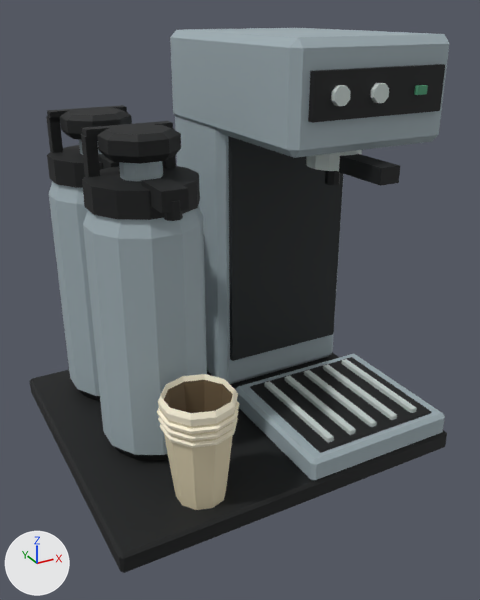
An edit to the FBX model art/equipment/CoffeeStation/CoffeeStation.fbx, drawn before and after from the same camera.
Both versions are drawn from a 50 mm camera at (-0.314, -0.609, 0.458) aimed at (0.006, -0.028, 0.167). Lighting does not change. The marker at lower left points along +X, +Y and +Z. The first picture is the older version. Objects named as collision shapes, trigger or cutter boxes, shadow casters or lower levels of detail are left out. Where no turn or scale is listed for an object, it has been applied to the vertices.

Names of what the first picture shows: 'CoffeeStation_Body'.
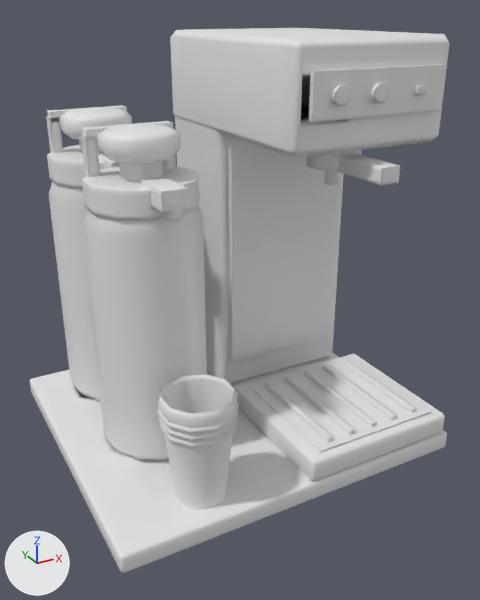
Diff of the bpy script that builds the scene:
```diff
--- a/art/equipment/CoffeeStation/CoffeeStation.fbx.py
+++ b/art/equipment/CoffeeStation/CoffeeStation.fbx.py
@@ img_t_coffeestation_n_png @@
+img_t_coffeestation_n_png = load_image('T_CoffeeStation_N.png', 'T_CoffeeStation_N.png', 512, 512, 'Non-Color')
@@ mat_coffeestation_gamelook @@
+mat_coffeestation_gamelook = bpy.data.materials.new('CoffeeStation_GameLook')
+mat_coffeestation_gamelook.use_nodes = True; mat_coffeestation_gamelook.node_tree.nodes.clear()
+_N = mat_coffeestation_gamelook.node_tree.nodes; _L = mat_coffeestation_gamelook.node_tree.links
+n0 = _N.new('ShaderNodeBsdfPrincipled'); n0.name = 'Principled BSDF'
+n1 = _N.new('ShaderNodeOutputMaterial'); n1.name = 'Material Output'
+n2 = _N.new('ShaderNodeTexImage'); n2.name = 'Image Texture'
+n2.image = img_t_coffeestation_n_png
+n3 = _N.new('ShaderNodeNormalMap'); n3.name = 'Normal Map'
+_L.new(n2.outputs[0], n3.inputs[1])  # 'Color' to 'Color'
+_L.new(n3.outputs[0], n0.inputs[5])  # 'Normal' to 'Normal'
+_L.new(n0.outputs[0], n1.inputs[0])  # 'BSDF' to 'Surface'
@@ me_cube_066 @@
 me_cube_066.from_pydata(...)  # 802 vertices, 1456 faces; spans x -0.193..0.193, y -0.174..0.174, z 0.0..0.435
-me_cube_066.materials.append(mat_m_coffeestation)  # picture img_t_coffeestation_basecolor_png
+me_cube_066.materials.append(mat_coffeestation_gamelook)
```

Boxes [x1, y1, x2, y2] around the edits, measured in the pictures (480 x 600 px):
'CoffeeStation_Body', recoloured (lighter)
    both: [29, 28, 449, 573]
